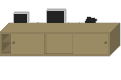
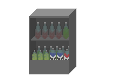
The second w=121, h=80 image is a revision of the first. Changes to its layers:
hid "bench_still_A" over (x1=0, y1=23, x2=121, y2=57)
hid "bench_still_B" over (x1=0, y1=8, x2=121, y2=57)
added layer "bench_still_D" above "bench_still_C" over (x1=29, y1=8, x2=77, y2=75)
